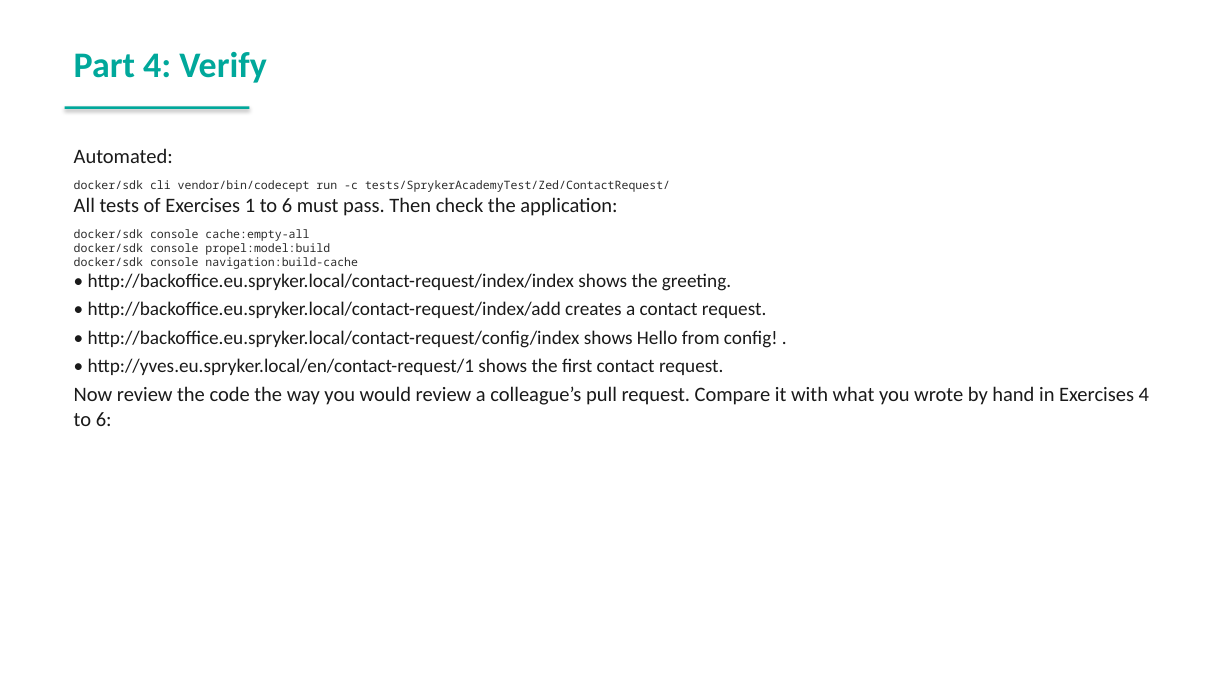
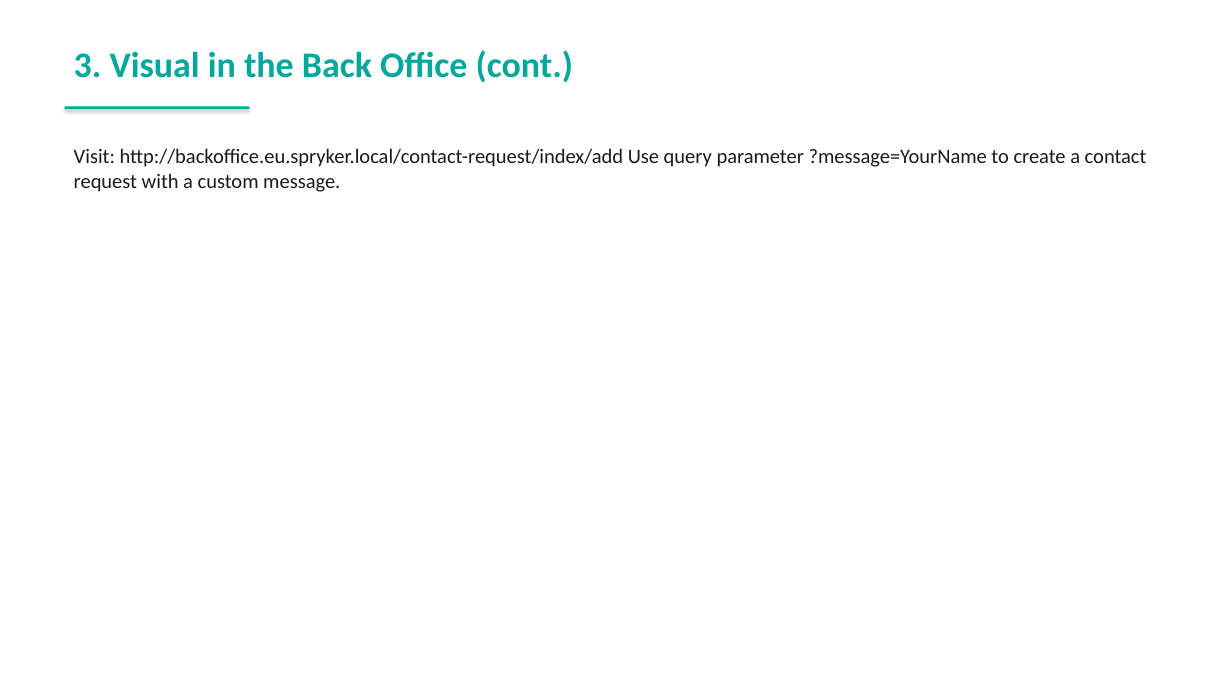
Before and after one commit to spryker-academy/instructor-exercises, a slide deck: slide 135 of guides-pptx/spryker-academy-fundamental.pptx (slide 166 before the commit). Drawn at 1232x693 pixels with LibreOffice and Linux fonts; fonts in the diff are those of the drawing. Boxes give left, top, right and bottom in pixels: in the first picture for what was removed or moved away, otherwise in the second. Text is boxed around its words. In the diff, an @@ line names an element or a change of style, - is before the commit and + after.

```diff
--- a/guides-pptx/spryker-academy-fundamental.pptx
+++ b/guides-pptx/spryker-academy-fundamental.pptx
@@ text at (74, 50, 573, 83): text changed @@
-Part 4: Verify
+3. Visual in the Back Office (cont.)
@@ text at (74, 148, 1147, 192): text changed; size 15 to 16 pt @@
-Automated:
-docker/sdk cli vendor/bin/codecept run -c tests/SprykerAcademyTest/Zed/ContactRequest/
-All tests of Exercises 1 to 6 must pass. Then check the application:
-docker/sdk console cache:empty-all
-docker/sdk console propel:model:build
-docker/sdk console navigation:build-cache
-• http://backoffice.eu.spryker.local/contact-request/index/index shows the greeting.
-• http://backoffice.eu.spryker.local/contact-request/index/add creates a contact request.
-• http://backoffice.eu.spryker.local/contact-request/config/index shows Hello from config! .
-• http://yves.eu.spryker.local/en/contact-request/1 shows the first contact request.
-Now review the code the way you would review a colleague’s pull request. Compare it with what you wrote by hand in Exercises 4 to 6:
+Visit: http://backoffice.eu.spryker.local/contact-request/index/add Use query parameter ?message=YourName to create a contact request with a custom message.
```
Also in this commit, not shown: 44 other slides changed, 84 slides added, 3 slides removed, 46 other files.
